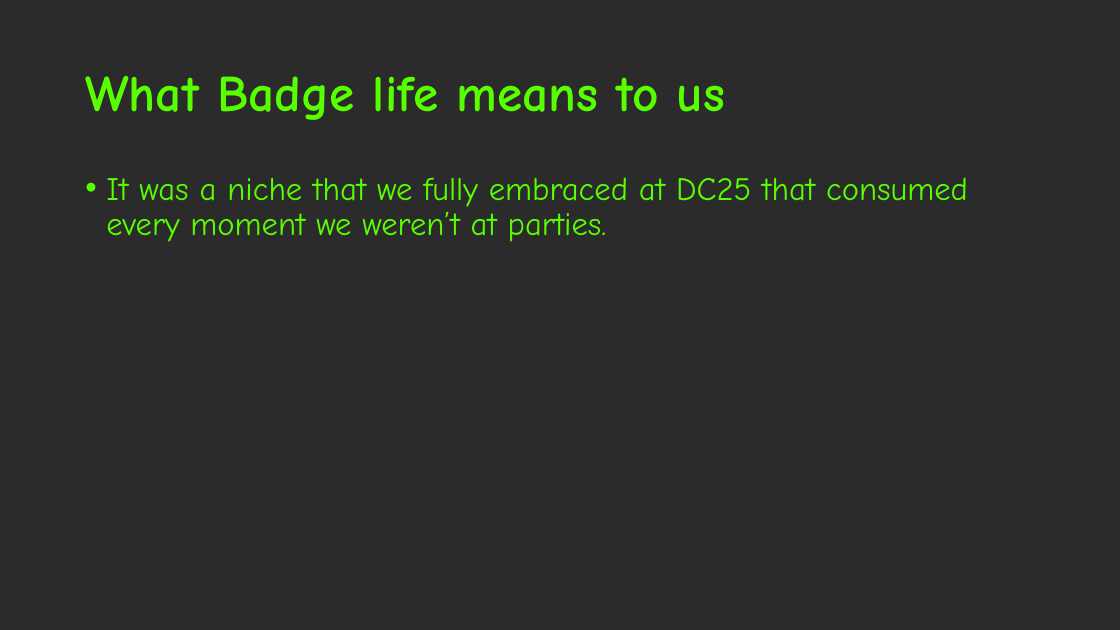
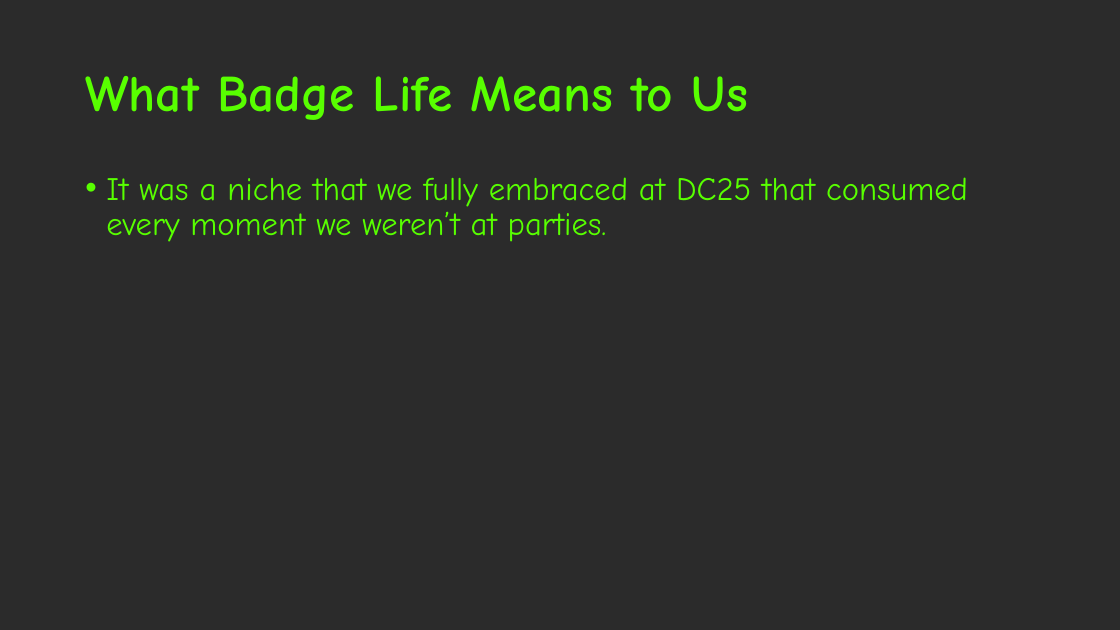
Before and after one commit to Kirball/b-sides-jax-talk, a slide deck: slide 4 of #BadgeLife, alternative currencies, the barter [Autosaved].pptx. Drawn at 1120x630 pixels with LibreOffice and Linux fonts; fonts in the diff are those of the drawing; background and template pictures are left out; a plain dark background stands for a picture behind light text. Boxes give left, top, right and bottom in pixels: in the first picture for what was removed or moved away, otherwise in the second. Text is boxed around its words. In the diff, an @@ line names an element or a change of style, - is before the commit and + after.

```diff
--- a/#BadgeLife, alternative currencies, the barter [Autosaved].pptx
+++ b/#BadgeLife, alternative currencies, the barter [Autosaved].pptx
@@ title at (85,76,748,120): text changed @@
-What Badge life means to us
+What Badge Life Means to Us
```
Also in this commit, not shown: 9 other slides changed, 10 slides added.
